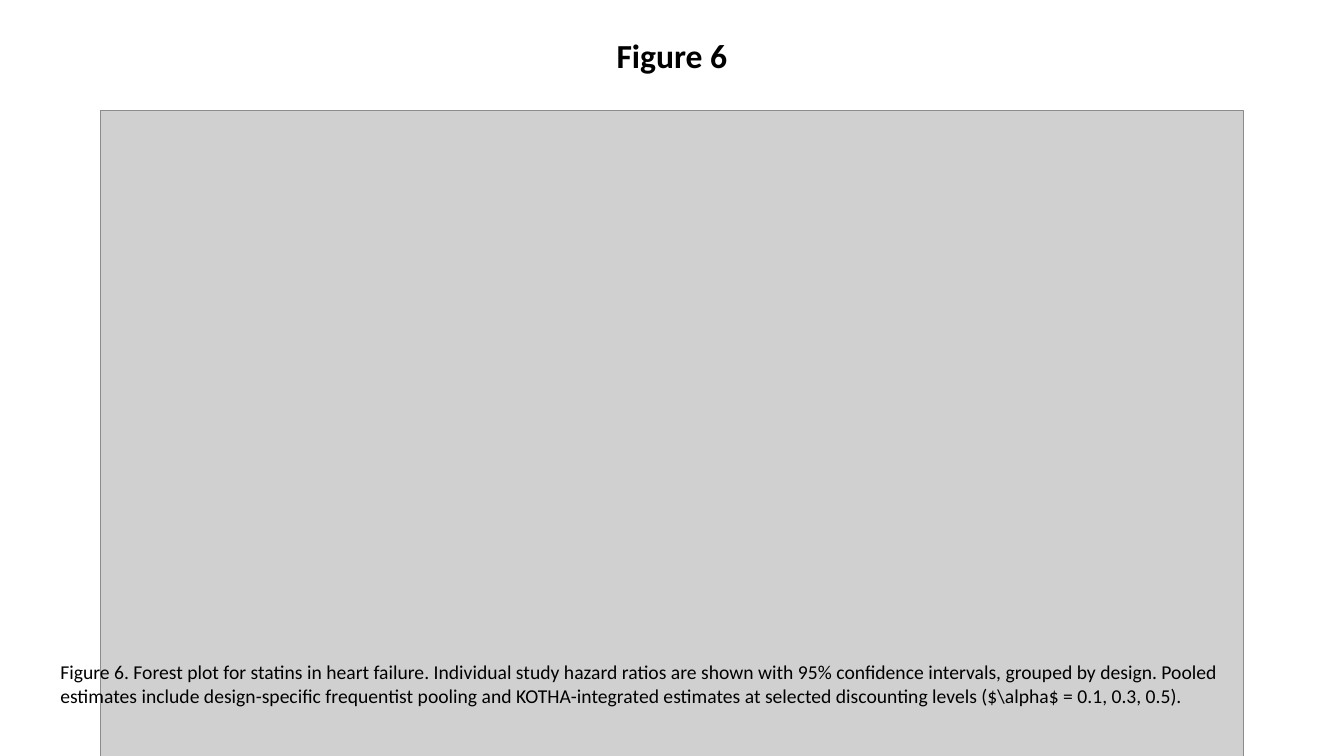
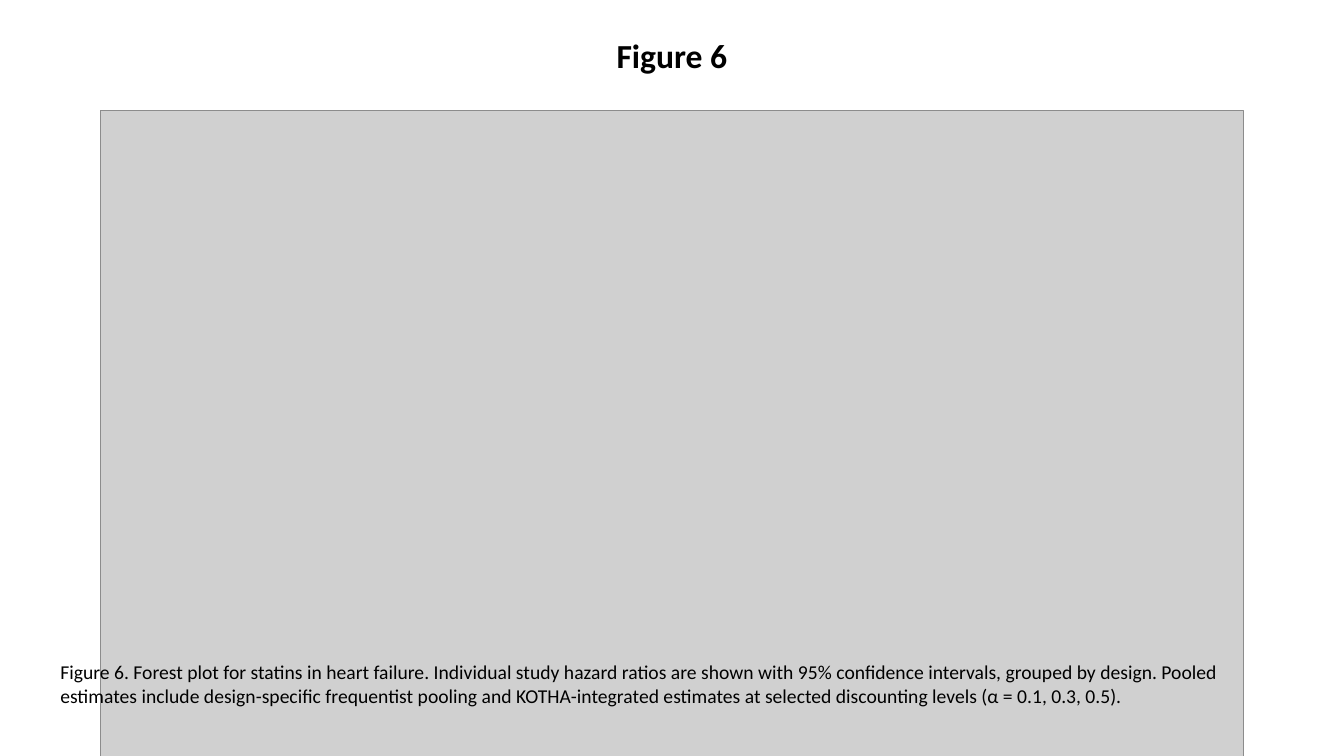
Before and after one commit to bougtoir/kotha-rct-decomposition, a slide deck: slide 6 of rct-decomposition/KOTHA_Framework_CCT_figures.pptx. Drawn at 1344x756 pixels with LibreOffice and Linux fonts; fonts in the diff are those of the drawing; grey boxes stand for pictures. Boxes give left, top, right and bottom in pixels: in the first picture for what was removed or moved away, otherwise in the second. Text is boxed around its words. In the diff, an @@ line names an element or a change of style, - is before the commit and + after.

```diff
--- a/rct-decomposition/KOTHA_Framework_CCT_figures.pptx
+++ b/rct-decomposition/KOTHA_Framework_CCT_figures.pptx
@@ text at (60, 663, 1216, 709): text changed @@
-Figure 6. Forest plot for statins in heart failure. Individual study hazard ratios are shown with 95% confidence intervals, grouped by design. Pooled estimates include design-specific frequentist pooling and KOTHA-integrated estimates at selected discounting levels ($\alpha$ = 0.1, 0.3, 0.5).
+Figure 6. Forest plot for statins in heart failure. Individual study hazard ratios are shown with 95% confidence intervals, grouped by design. Pooled estimates include design-specific frequentist pooling and KOTHA-integrated estimates at selected discounting levels (α = 0.1, 0.3, 0.5).
```
Also in this commit, not shown: 2 other slides changed, 7 other files.
